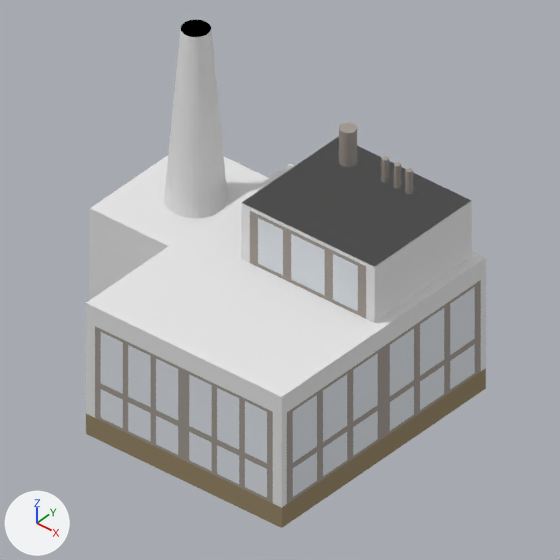
A saved change to the Blender file image_source/blender/Factory_tech1.blend.
Rendered twice from the file's camera 'Camera'. The lights are fixed; the arrows at lower left show +X, +Y and +Z.
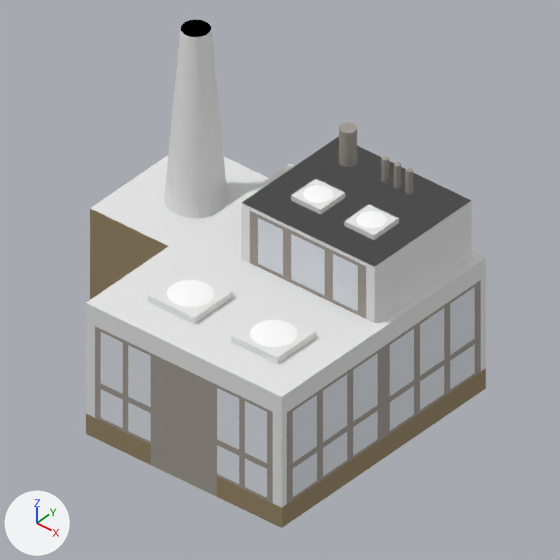
Where the change shows, as pixel boxes [x1, y1, x2, y2] in the pictures (560 x 560 px):
'venti.001', added
    after: [148, 269, 233, 324]
    faces in mat_material_014 (white #e7e7e7): [148, 269, 233, 324]
    faces in mat_material_015 (white #ffffff): [167, 280, 214, 307]
'venti', added
    after: [231, 310, 316, 364]
    faces in mat_material_014 (white #e7e7e7): [231, 310, 316, 364]
    faces in mat_material_015 (white #ffffff): [250, 320, 298, 347]
'venti.003', added
    after: [344, 204, 399, 240]
    faces in mat_material_014 (white #e7e7e7): [344, 204, 399, 240]
    faces in mat_material_015 (white #ffffff): [356, 211, 387, 228]
'venti.002', added
    after: [291, 179, 345, 215]
    faces in mat_material_014 (white #e7e7e7): [291, 179, 345, 215]
    faces in mat_material_015 (white #ffffff): [303, 185, 334, 203]
part 1 of me_cube, built on
    both: [86, 414, 282, 528]
part 2 of me_cube, recoloured
    both: [156, 359, 212, 471]
part 3 of me_cube, recoloured (grey to brown)
    both: [90, 209, 168, 300]

The edits, one by one:
Material 'Material.002' (mat_material_002) is new.
Its base color is (0.373, 0.337, 0.302) (grey #a49d95).
Material 'Material.015' (mat_material_015) is new.
Its base color is (1.0, 1.0, 1.0) (white #ffffff).
Material 'Material.014' (mat_material_014) is new.
Its base color is (0.8, 0.8, 0.8) (white #e7e7e7).
me_cube is used by ob_cube; location (0.0, 0.0, 0.71); scale (0.311, 0.2, 0.651).
me_cube had 1524 vertices, 1244 faces and spanned x -21.9..42.0, y -1.0..82.1, z -1.0..17.4.
me_cube now has 1601 vertices, 1299 faces and spans x -21.9..42.0, y -1.0..82.1, z -1.0..17.4.
Part 1, on me_cube:
36 faces are deleted.
6 vertices move from x 16.8..24.2, y -1.0, z 1.0 to x 15.1..25.9, y -1.0, z 1.0.
77 vertices are added at x 1.0..40.0, y -1.0, z -1.0..1.0.
66 new faces join them, mat_material_001 (brown #9a8a6c).
9 new faces join them, mat_material_010 (white #e7e7e7).
16 new faces join them, mat_material_002 (grey #a49d95).
me_cube part 2: 4 faces spanning x 14.4..26.6, y -1.0, z 1.3..9.7 switch from mat_material_016 (white #dfe4e9) to mat_material_002 (grey #a49d95).
me_cube part 3: 1 face spanning x -21.9..-1.0, y 39.3, z -1.0..10.0 switches from mat_material_011 (white #e7e7e7) to mat_material_001 (brown #9a8a6c).
Mesh me_sphere_011 is new.
It consists of a box spanning x -2.26..2.26, y -2.26..2.26, z -4.86..3.58, material slot 1; a UV sphere (32 segments, 32 rings, poles along z) spanning x -1.89..1.9, y -1.88..1.91, z 1.07..4.86, material slot 0.
It uses material mat_material_015 (white #ffffff).
It uses material mat_material_014 (white #e7e7e7).
Object 'venti' (ob_venti) is new; it shows me_sphere_011.
Its location is (9.39, 3.53, 8.41).
Its scale is (0.696, 0.696, 0.117).
Object 'venti.001' (ob_venti_001) is new; it shows a copy of me_sphere_011.
Its location is (3.71, 3.53, 8.41).
Its scale is (0.696, 0.696, 0.117).
Object 'venti.002' (ob_venti_002) is new; it shows a copy of me_sphere_011.
Its location is (6.21, 10.95, 12.06).
Its scale is (0.446, 0.446, 0.0751).
Object 'venti.003' (ob_venti_003) is new; it shows a copy of me_sphere_011.
Its location is (9.85, 10.95, 12.06).
Its scale is (0.446, 0.446, 0.0751).
